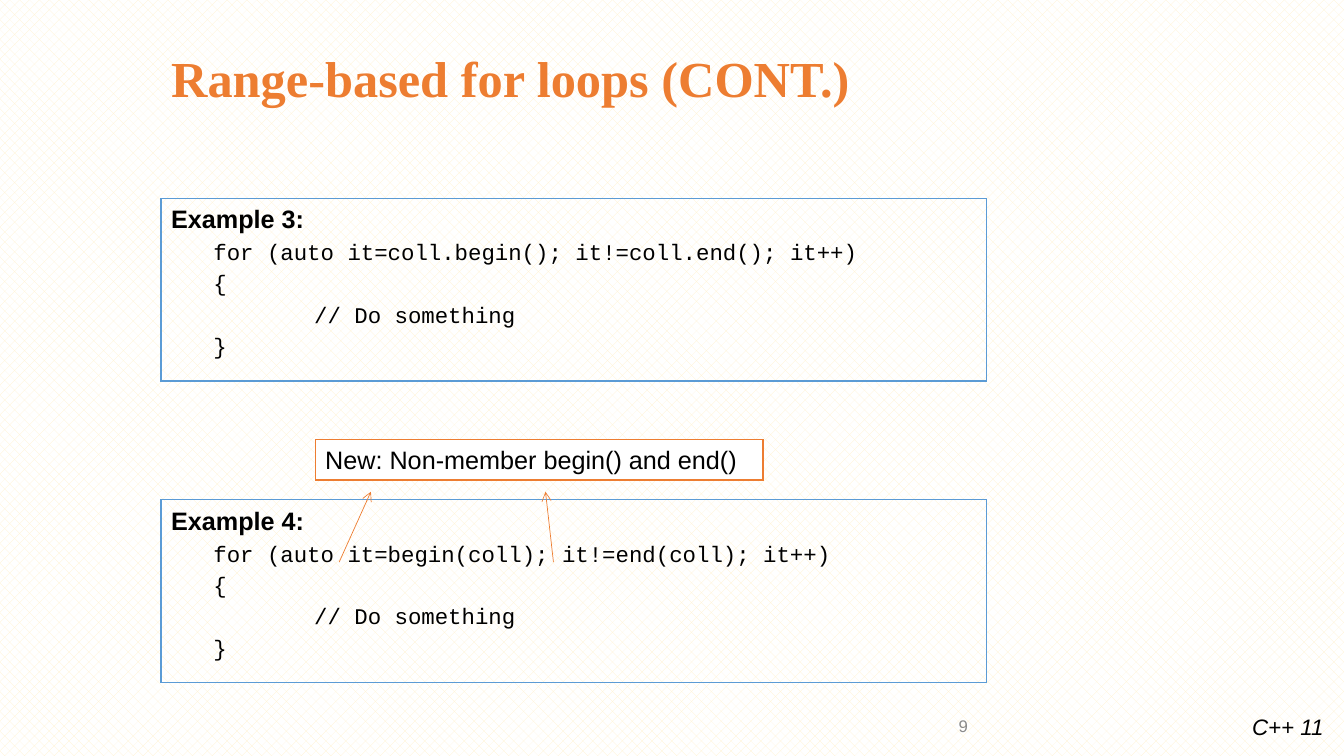
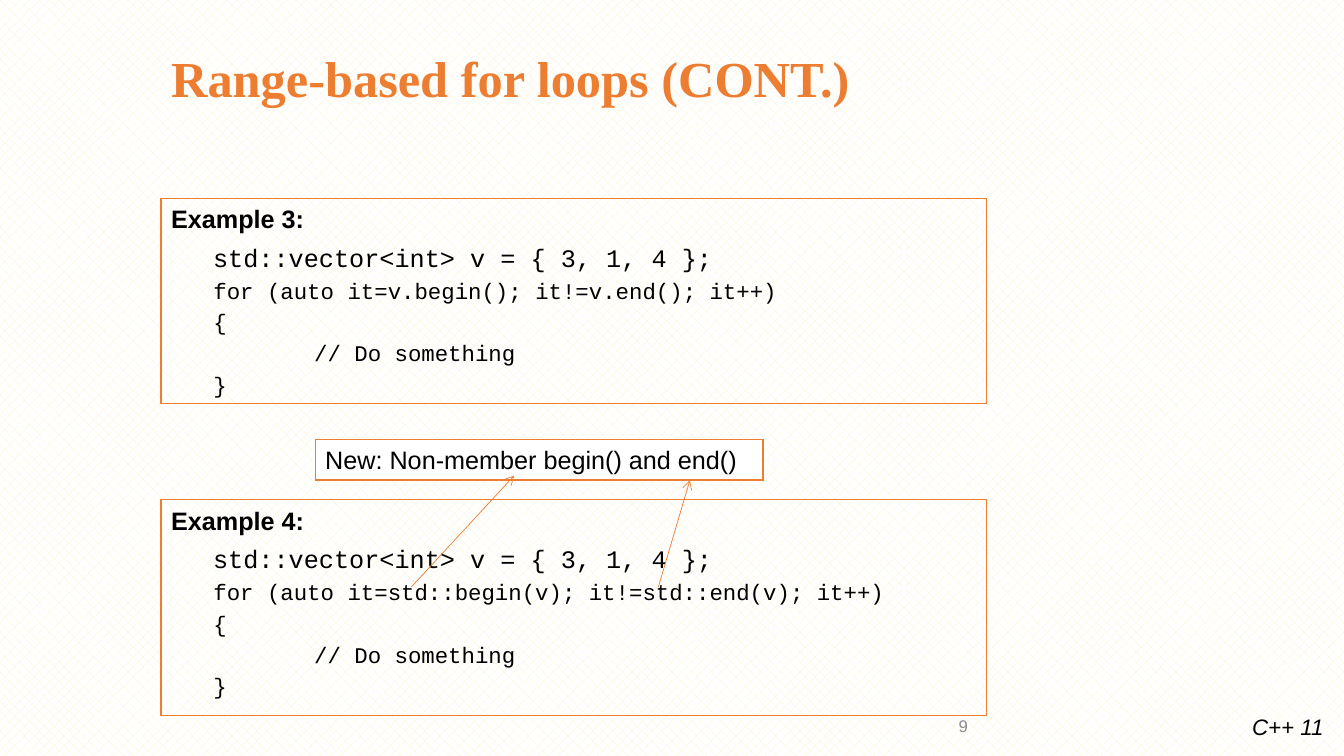
Before and after one commit to minhthedt/hello-world, a slide deck: slide 9 of Training/LG_Training_C++11.pptx. Drawn at 1344x756 pixels with LibreOffice and Linux fonts; fonts in the diff are those of the drawing; background and template pictures are left out. Boxes give left, top, right and bottom in pixels: in the first picture for what was removed or moved away, otherwise in the second. Text is boxed around its words. In the diff, an @@ line names an element or a change of style, - is before the commit and + after.

```diff
--- a/Training/LG_Training_C++11.pptx
+++ b/Training/LG_Training_C++11.pptx
@@ rectangle "Example 3:" resized from (x1=161, y1=199, x2=987, y2=381) to (x1=161, y1=199, x2=987, y2=403) @@
@@ rectangle "Example 3:" at (x1=161, y1=199, x2=987, y2=403): outline #5B9BD5 0.75 pt to #ED7D31 0.75 pt @@
@@ text in rectangle at (x1=213, y1=248, x2=777, y2=304): text changed @@
-    for (auto it=coll.begin(); it!=coll.end(); it++)
+std::vector<int> v = { 3, 1, 4 };
+    for (auto it=v.begin(); it!=v.end(); it++)
@@ arrow moved from (339, 563) - (371, 492) to (411, 587) - (514, 476) @@
@@ rectangle "Example 4:" at (x1=161, y1=500, x2=987, y2=716): outline #5B9BD5 0.75 pt to #ED7D31 0.75 pt @@
@@ rectangle "Example 4:" resized from (x1=161, y1=500, x2=987, y2=683) to (x1=161, y1=500, x2=987, y2=716) @@
@@ arrow moved from (554, 563) - (545, 492) to (658, 587) - (690, 480) @@
@@ text in rectangle at (x1=213, y1=550, x2=884, y2=605): text changed @@
-    for (auto it=begin(coll); it!=end(coll); it++)
+std::vector<int> v = { 3, 1, 4 };
+    for (auto it=std::begin(v); it!=std::end(v); it++)
```
Also in this commit, not shown: 18 other slides changed, 9 slides added, 2 slides removed, 46 other files.
